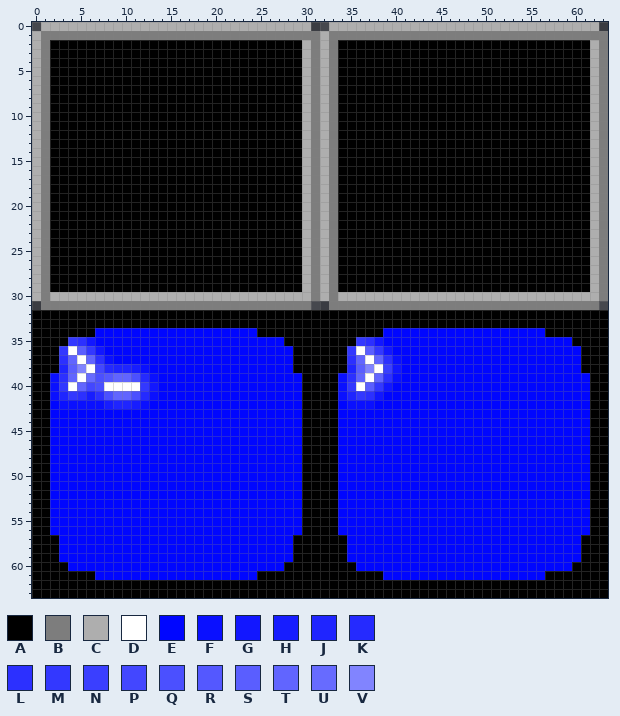
File history of a pixel-art sprite, src/res/textures/entity/env/terminal.png. Above: the version before the commit.
The file is 64x64 pixels. Colours within 5 levels of each other are drawn and written as one.
Palette (. is transparent): A #000000  B #7d7d7d  C #aeaeae  D #ffffff  E #0006ff  F #0a10ff  G #1217ff  H #171dff  J #1f25ff  K #252aff  L #2c30ff  M #3338ff  N #3a3fff  P #4347ff  Q #4b50ff  R #5458ff  S #5a5eff  T #6165ff  U #676bff  V #8184ff
After the commit:
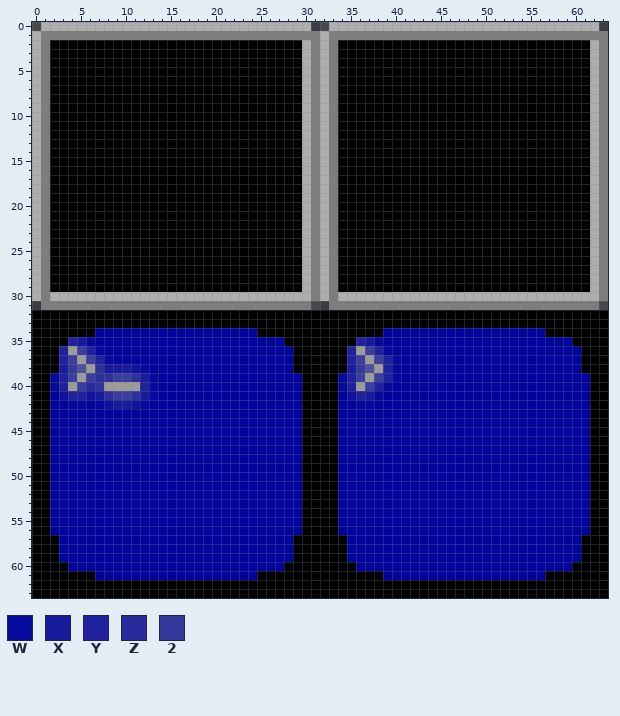
Colours new in this view: W #060a9c  X #181c9c  Y #1f229c  Z #292b9c  2 #35389c
From old to new:
colour D: #ffffff -> #9c9c9c
colour E: #0006ff -> #00049c
colour H: #171dff -> #0e129c
colour Q: #4b50ff -> #2e319c
colour T: #6165ff -> #3b3e9c
colour V: #8184ff -> #4f519c
y 35: x 4..6 MLG -> YXW; x 36..38 MLG -> YXW
y 36: x 3 M -> Y; x 5..7 SMG -> TYW; x 35 M -> Y; x 37..39 SMG -> TYW
y 37: x 3 L -> Y; x 7..8 LF -> YW; x 35 L -> Y; x 39..40 LF -> YW
y 38: x 3..4 JS -> X2; x 7..10 PKJJ -> QXXX; x 12 F -> W; x 35..36 JS -> X2; x 39..40 NG -> YW
y 39: x 2..3 FL -> WY; x 6 U -> T; x 8 R -> Q; x 12..13 KF -> XW; x 34..35 FL -> WY; x 39..40 LF -> YW
y 40: x 2..3 FM -> WY; x 6 P -> Z; x 12..13 MG -> YW; x 34..35 FM -> WY; x 37..39 SMG -> TYW
y 41: x 2..5 FJML -> EHYY; x 7 L -> X; x 12..13 KF -> XW; x 34..38 FJMLG -> EHYXW
y 42: x 3..7 FFFFF -> EWWEW; x 9..10 JJ -> XX; x 12 F -> W; x 35..37 FFF -> EWW
Boxes around the changes in both pictures, in picture pixels (x1, y1, x2, y2):
changed: (50, 328, 302, 580)
changed: (338, 328, 590, 580)
